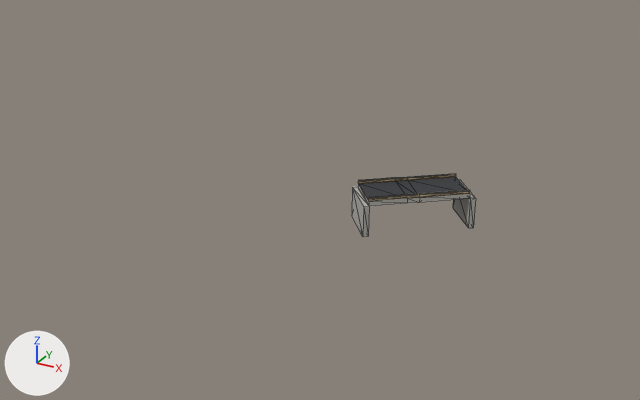
A saved change to the glTF model scenery-edmonton-bridges/PackageSources/modelLib/br_n259_rossdale/br_n259_rossdale.gltf.
The view is the same before and after, from a 50 mm lens placed at (91.7, -215.9, 121.0), pointed at (-22.1, -9.0, 17.6). The lights are fixed; the arrows at lower left show +X, +Y and +Z. The older version comes first. Mesh edges are drawn as thin lines. Vertices at exactly the same position are counted once.

Objects in the first picture: 'br_n259_rossdale'.
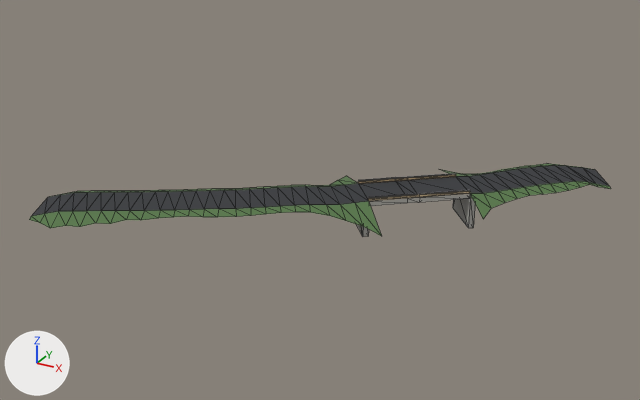
Boxes [x1, y1, x2, y2] around the edits, measured in the pictures (640 x 400 px):
'br_n259_rossdale', reshaped (366% wider, 15% taller)
    before: [352, 173, 476, 237]
    after: [29, 163, 611, 237]
part 1 of me_br_n259_rossdale, added
    after: [29, 176, 381, 236]
part 2 of me_br_n259_rossdale, added
    after: [441, 163, 611, 219]

Edits to the bpy script that builds the scene:
```text
Change me_br_n259_rossdale:
    used by ob_br_n259_rossdale; location = (0.0, 0.0, 0.0)
    remove me_br_n259_rossdale.from_pydata(...)  # 88 vertices, 164 faces; spans x -14.7..19.4, y -13.9..17.7, z 11.7..23.3
    add me_br_n259_rossdale.from_pydata(...)  # 228 vertices, 368 faces; spans x -91.7..51.2, y -62.1..46.0, z 11.7..23.3
    me_br_n259_rossdale part 1
    89 vertices are added at x -91.7..4.6, y -62.1..9.9, z 18.0..22.3
    5 new vertices lie (5.4, -11.8, 0.0) away from vertices in x -87.5..-62.0, y -45.4..-33.8, z 19.3..21.2
    138 new faces join them
    me_br_n259_rossdale part 2
    46 vertices are added at x -0.1..51.2, y -2.7..46.0, z 18.4..23.0
    66 new faces join them
```
